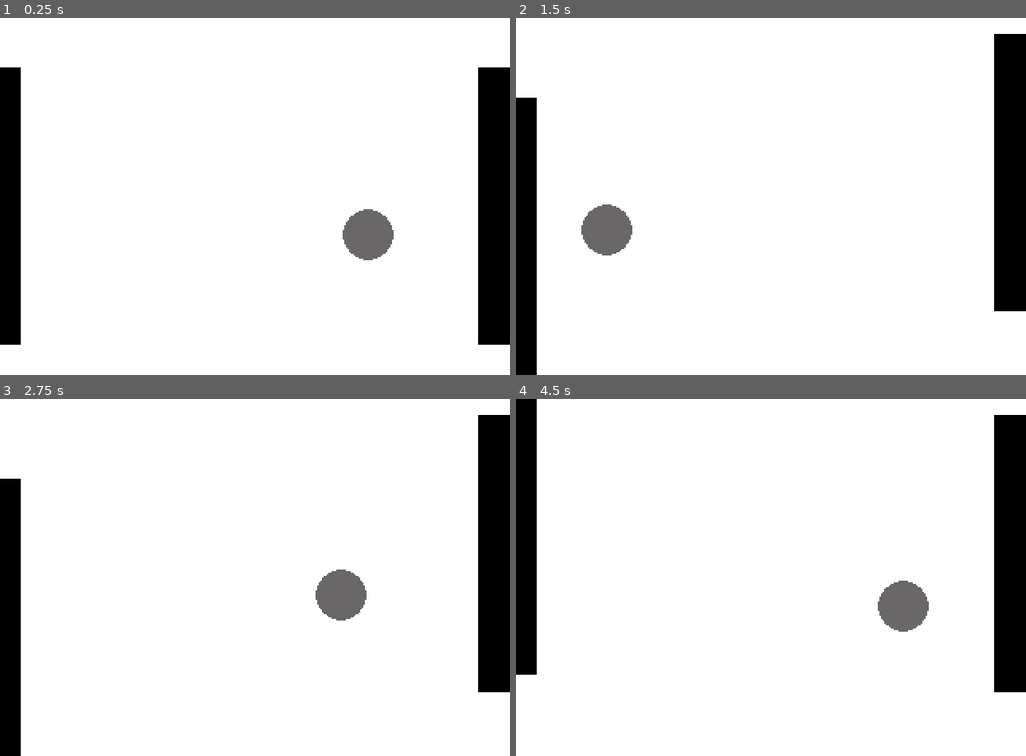
Above: before the commit, frames 1-4 (two rows, left to right).
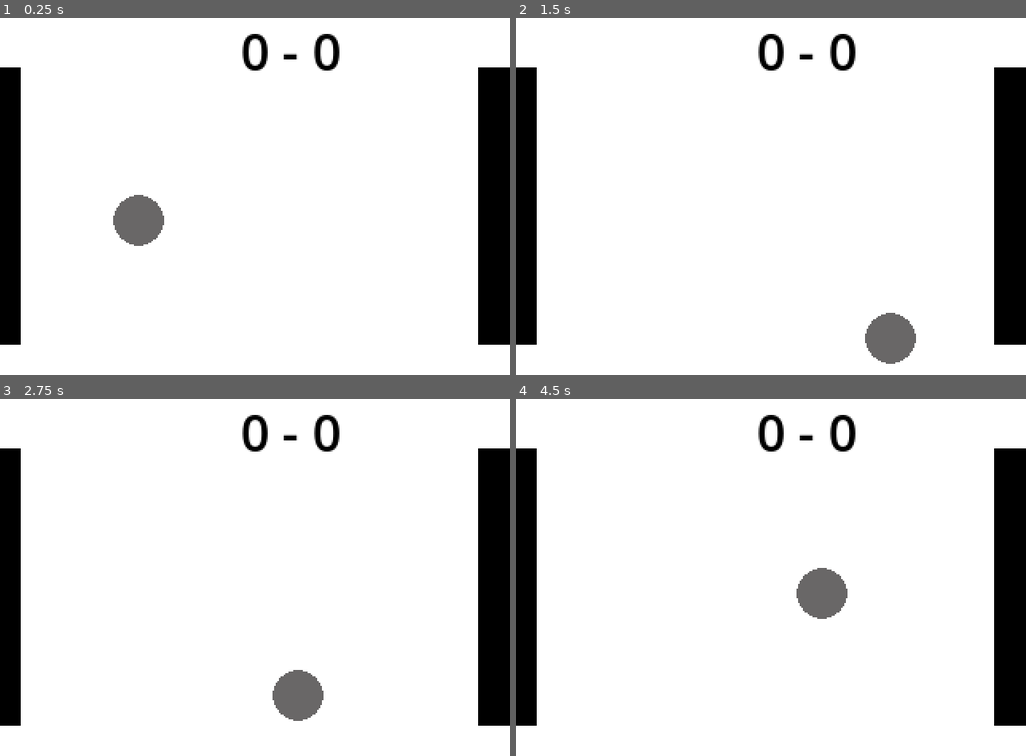
Above: after the commit, the same moments.

Repository: DaBlower/ponggers
Game: Godot game, scene res://scenes/scene.tscn
Two runs of this game, one before a commit and one after it. Both use one fixed random seed, a clock stepped at 60 frames per second and the inputs below. The project has no main scene, so this scene is started directly.
Inputs:
- Up to frame 1 (0.25 s): no input
- Up to frame 2 (1.5 s): tap Enter at 0.5 s; hold Right 0.53-1.28 s; tap Down (p2_down) at 0.6 s; hold S (p1_down) from 1.28 s (still down); tap Up (p2_up) at 1.35 s
- Up to frame 3 (2.75 s): release S (p1_down) at 2.03 s; hold Right from 2.03 s (still down); tap Alt at 2.1 s
- Up to frame 4 (4.5 s): release Right at 2.78 s; hold W (p1_up) 2.78-3.53 s; tap Shift at 2.85 s; hold Left from 3.53 s (still down); tap Down (p2_down) at 3.6 s; tap Up (p2_up) at 4.35 s

The runs differ from the first frame. In frame 1, 2.9% of the frame differs, in the area x 22-78%, y 4-68%; in frame 2, 4.7%; in frame 3, 4.7%; in frame 4, 5.2%, in the area x 0-100%, y 0-92%.

Commit message:
working scene

Diff:
--- a/project.godot
+++ b/project.godot
@@ -18,7 +18,9 @@
 
 window/size/viewport_width=320
 window/size/viewport_height=224
+window/size/extend_to_title=true
 window/stretch/mode="viewport"
+window/stretch/scale_mode="integer"
 
 [editor_plugins]
 
--- a/scenes/paddle.tscn
+++ b/scenes/paddle.tscn
@@ -6,7 +6,7 @@
 [sub_resource type="RectangleShape2D" id="RectangleShape2D_31swd"]
 size = Vector2(19, 173)
 
-[node name="Paddle" type="CharacterBody2D"]
+[node name="Paddle" type="StaticBody2D"]
 script = ExtResource("1_3xiby")
 left_player = true
 
--- a/scenes/scene.tscn
+++ b/scenes/scene.tscn
@@ -1,9 +1,20 @@
-[gd_scene load_steps=3 format=3 uid="uid://byflbatsmk2uk"]
+[gd_scene load_steps=7 format=3 uid="uid://byflbatsmk2uk"]
 
+[ext_resource type="Script" uid="uid://byr4g512xhtkv" path="res://scripts/level.gd" id="1_5fb3c"]
 [ext_resource type="PackedScene" uid="uid://cod53i4ndk1ss" path="res://scenes/paddle.tscn" id="1_s6dok"]
 [ext_resource type="PackedScene" uid="uid://cupyerhyeiyue" path="res://scenes/ball.tscn" id="2_1kc1q"]
+[ext_resource type="FontFile" uid="uid://bu5mj73vnrl2q" path="res://fonts/Pixelzone.ttf" id="3_4msxo"]
+
+[sub_resource type="SystemFont" id="SystemFont_5fb3c"]
+font_names = PackedStringArray("Pixelzone")
+
+[sub_resource type="LabelSettings" id="LabelSettings_gjmho"]
+font = SubResource("SystemFont_5fb3c")
+font_size = 32
+font_color = Color(0, 0, 0, 1)
 
 [node name="Level" type="Node2D"]
+script = ExtResource("1_5fb3c")
 
 [node name="ColorRect" type="ColorRect" parent="."]
 offset_right = 334.0
@@ -18,3 +29,22 @@
 
 [node name="Ball" parent="." instance=ExtResource("2_1kc1q")]
 position = Vector2(161, 121)
+
+[node name="CanvasLayer" type="CanvasLayer" parent="."]
+
+[node name="Control" type="Control" parent="CanvasLayer"]
+layout_mode = 3
+anchors_preset = 0
+offset_right = 40.0
+offset_bottom = 40.0
+
+[node name="Label" type="Label" parent="CanvasLayer/Control"]
+layout_mode = 0
+offset_left = 151.0
+offset_top = -2.0
+offset_right = 191.0
+offset_bottom = 28.0
+theme_override_colors/font_color = Color(0.12955844, 0.12955847, 0.12955844, 1)
+theme_override_fonts/font = ExtResource("3_4msxo")
+text = "0 - 0"
+label_settings = SubResource("LabelSettings_gjmho")
--- a/scripts/ball.gd
+++ b/scripts/ball.gd
@@ -20,8 +20,10 @@
 		out_of_bounds.emit()
 		start()
 
-	if position.y < 0 or position.y > get_viewport_rect().size.y:
-		start()
+	if position.y < 0 and velocity.y < 0:
+		velocity = velocity.bounce(Vector2(0,1))
+	elif position.y > get_viewport_rect().size.y and velocity.y > 0:
+		velocity = velocity.bounce(Vector2(0,-1))
 
 	var collision = move_and_collide(velocity * delta)
 
--- /dev/null
+++ b/scripts/level.gd
@@ -0,0 +1,31 @@
+extends Node2D
+
+var score_left = 0
+var score_right = 0
+
+@onready var ball: CharacterBody2D = $Ball
+@onready var label: Label = $CanvasLayer/Control/Label
+
+
+func _ready() -> void:
+	ball.out_of_bounds.connect(_on_ball_out_of_bounds)
+
+	new_game()
+
+func new_game():
+	score_left = 0
+	score_right =0
+	update_score_display()
+	ball.start()
+
+func update_score_display():
+	label.text = str(score_left) + " - " + str(score_right)
+
+func _on_ball_out_of_bounds() -> void:
+	if ball.position.x < get_viewport_rect().size.x / 2:
+		# then it was on the left
+		score_right += 1
+	else:
+		score_left += 1
+
+	update_score_display()
Binary file added: fonts/Pixelzone.ttf
Not shown, added: fonts/Pixelzone.ttf.import
Not shown, added: scripts/level.gd.uid
